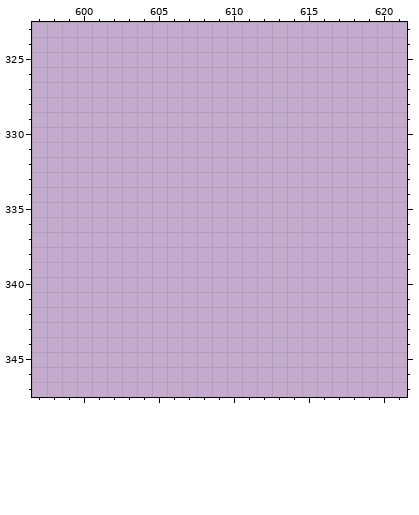
A pixel-art file gets an edit: interface/UI Sandbox.ase. Above: the version before the commit.
1259x466 pixels, 1 frame. Colours within 5 levels of each other are drawn and written as one. Shown: x 597..621, y 323..347. The commit also changed other parts of the picture, which this record leaves out.
Once edited:
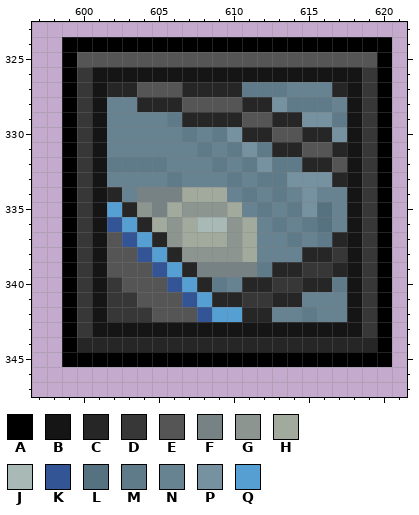
Palette (. is transparent): A #000000  B #151515  C #262626  D #373737  E #555555  F #768284  G #8c958f  H #a2aa9d  J #a9bab6  K #345595  L #567180  M #5f7a88  N #678290  P #76919f  Q #559fd3
What changed:
{"where": "layer \"Layer 3\""}
{"y":324,"x":599,"old":"......................","new":"AAAAAAAAAAAAAAAAAAAAAA"}
{"y":325,"x":599,"old":"......................","new":"AEEEEEEEEEEEEEEEEEEEEA"}
{"y":326,"x":599,"old":"......................","new":"ADBBBBBBBBBBBBBBBBBBDA"}
{"y":327,"x":599,"old":"......................","new":"ADBCCEEECCCCMMMNNNCBDA"}
{"y":328,"x":599,"old":"......................","new":"ADBNNCCCEEEECCPMMMNBDA"}
{"y":329,"x":599,"old":"......................","new":"ADBNNNNMCCCCEECCPPMBDA"}
{"y":330,"x":599,"old":"......................","new":"ADBNNNNNMNMPCCEECCPBDA"}
{"y":331,"x":599,"old":"......................","new":"ADBNNNNNNMNMPMCCEECBDA"}
{"y":332,"x":599,"old":"......................","new":"ADBMMMMNNNMNMPMMCCEBDA"}
{"y":333,"x":599,"old":"......................","new":"ADBNNNNMNNNMNMMPPPCBDA"}
{"y":334,"x":599,"old":"......................","new":"ADBCNFFFHHHNMNMNPNNBDA"}
{"y":335,"x":599,"old":"......................","new":"ADBQCGFHGGGHNMNMPLNBDA"}
{"y":336,"x":599,"old":"......................","new":"ADBKQCHGHJJGHNMNMLNBDA"}
{"y":337,"x":599,"old":"......................","new":"ADBEKQCGHHHGHNNMNMCBDA"}
{"y":338,"x":599,"old":"......................","new":"ADBEEKQCGGGGHNNNCCDBDA"}
{"y":339,"x":599,"old":"......................","new":"ADBEEEKQCFFFFMCCDDCBDA"}
{"y":340,"x":599,"old":"......................","new":"ADBDEEEKQCMNCCDDCCMBDA"}
{"y":341,"x":599,"old":"......................","new":"ADBDDEEEKQCCDDCCNNNBDA"}
{"y":342,"x":599,"old":"......................","new":"ADBDDDEEEKQQCCNNMNNBDA"}
{"y":343,"x":599,"old":"......................","new":"ADBBBBBBBBBBBBBBBBBBDA"}
{"y":344,"x":599,"old":"......................","new":"ACCCCCCCCCCCCCCCCCCCCA"}
{"y":345,"x":599,"old":"......................","new":"AAAAAAAAAAAAAAAAAAAAAA"}
